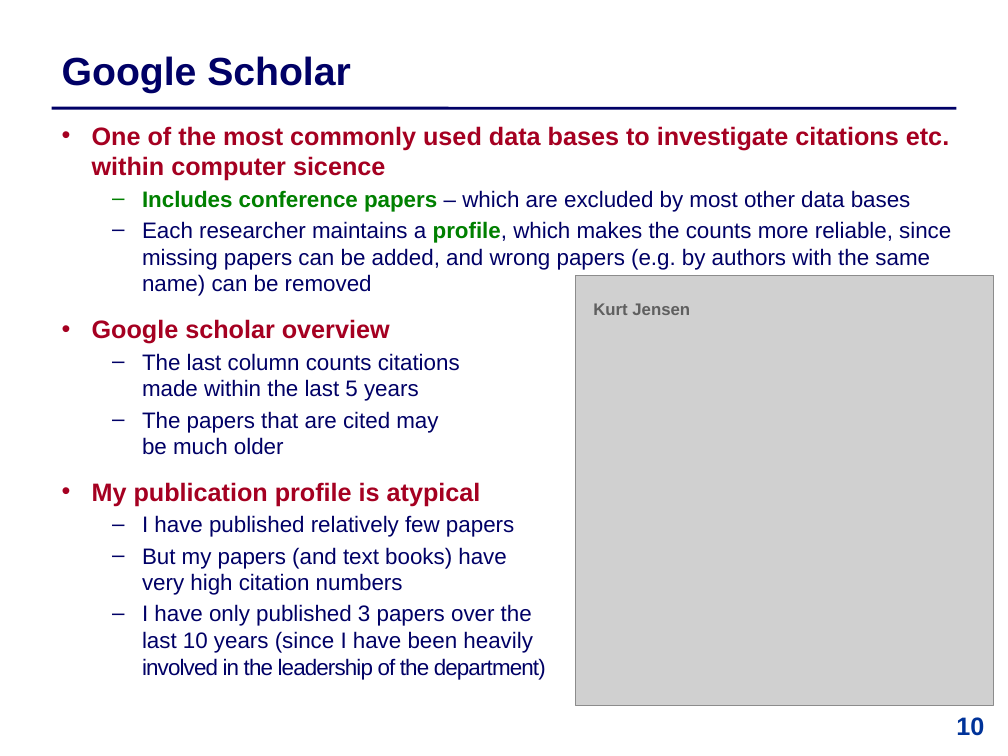
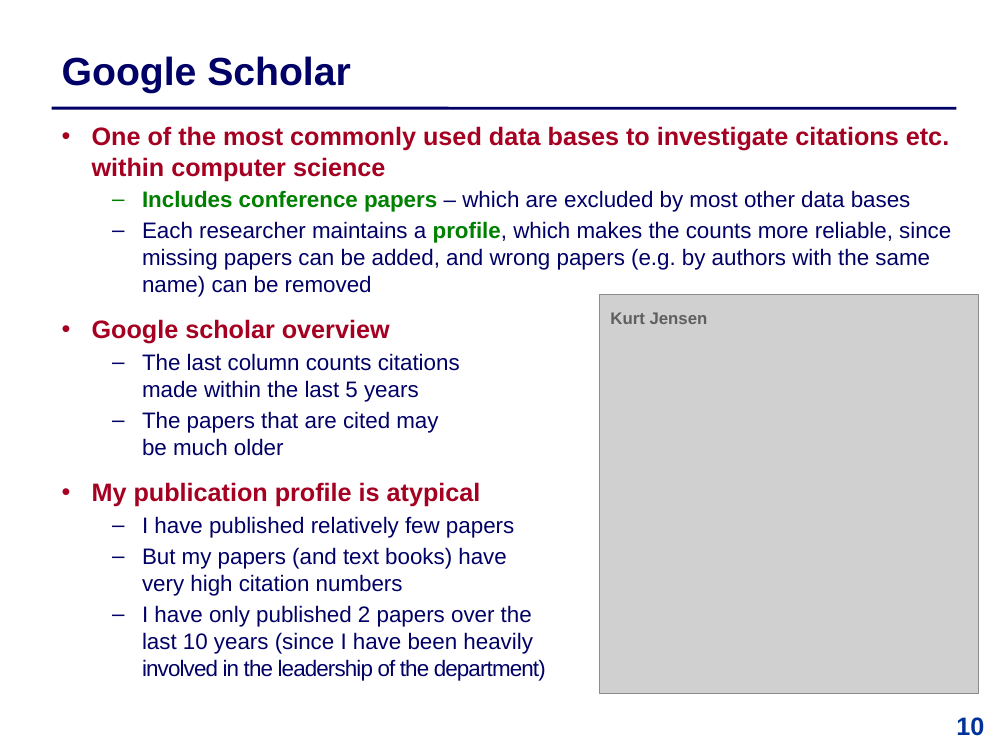
Before and after one commit to IntProgAU/Materiale, a slide deck: slide 10 of web/b22/3 Publication Traditions.pptx. Drawn at 1008x756 pixels with LibreOffice and Linux fonts; fonts in the diff are those of the drawing; grey boxes stand for pictures. Boxes give left, top, right and bottom in pixels: in the first picture for what was removed or moved away, otherwise in the second. Text is boxed around its words. In the diff, an @@ line names an element or a change of style, - is before the commit and + after.

```diff
--- a/web/b22/3 Publication Traditions.pptx
+++ b/web/b22/3 Publication Traditions.pptx
@@ text at (92, 126, 949, 181): text changed @@
-  • One of the most commonly used data bases to investigate citations etc. within computer sicence
+  • One of the most commonly used data bases to investigate citations etc. within computer science
@@ picture: place and size @@
-picture at (576, 275, 994, 706)
+picture at (599, 295, 978, 694)
@@ text "Kurt Jensen": place and size @@
-text "Kurt Jensen" at (593, 303, 690, 315)
+text "Kurt Jensen" at (610, 312, 708, 324)
@@ text at (142, 605, 546, 681): text changed @@
-  – I have only published 3 papers over the
-    last 10 years (since I have been heavily
-    involved in the leadership of the department)
+  – I have only published 2 papers over the
+    last 10 years (since I have been heavily
+    involved in the leadership of the department)
```
Also in this commit, not shown: 5 other slides changed.
